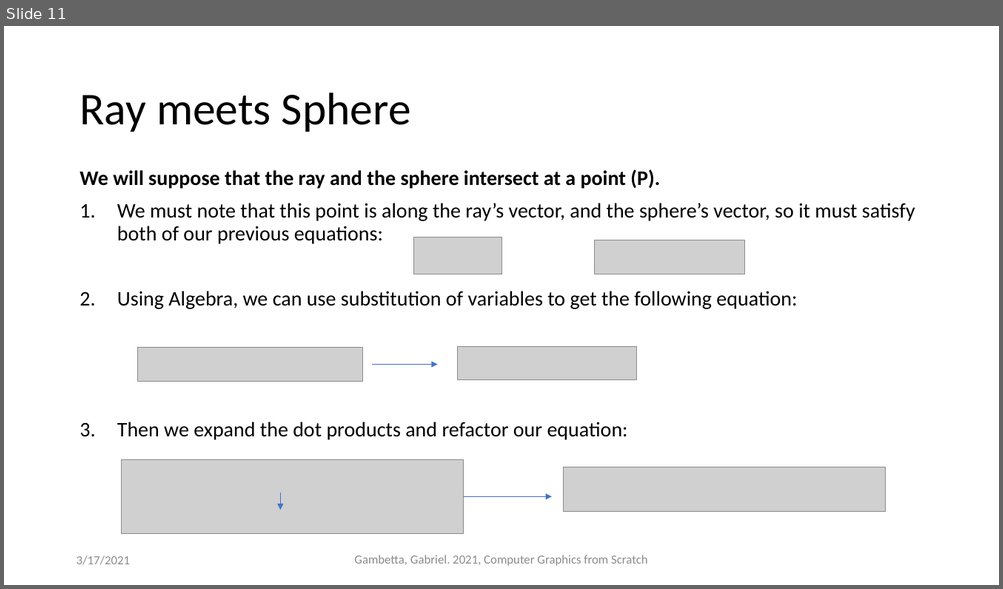
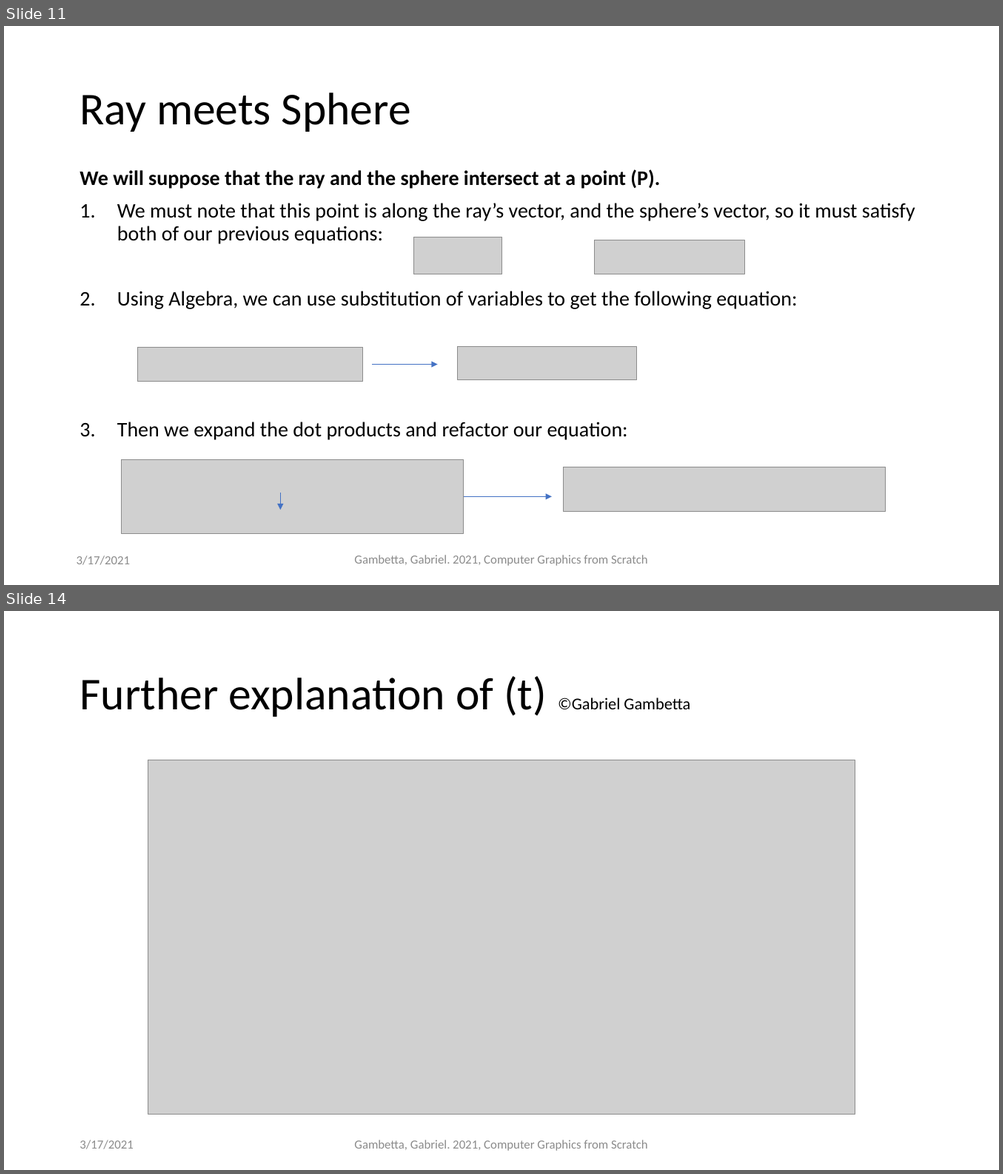
Before and after one commit to ctrachte/JS-Computer-Graphics-Demo, a slide deck: computer-graphics-js-1.pptx. Shown one above the other, each under a label of ours: slide 11 before the commit, slides 11 and 14 after it; the slides between them are not shown. The pictures are 1003x589 and 1003x1174 pixels, drawn with LibreOffice and Linux fonts; fonts in the diff are those of the drawing; grey boxes stand for pictures. Boxes give left, top, right and bottom in pixels: in the first picture for what was removed or moved away, otherwise in the second. Text is boxed around its words. In the diff, an @@ line names an element or a change of style, - is before the commit and + after.

Commit message:
added Gabriel Gambettas starter JS for basic raytracing

```diff
--- a/computer-graphics-js-1.pptx
+++ b/computer-graphics-js-1.pptx
@@ slide 14 added at (4, 611, 999, 1170), background #FFFFFF @@
@@ title added at (79, 676, 690, 717), 44 pt, text #000000 @@
+Further explanation of (t) ©Gabriel Gambetta
@@ picture added at (148, 760, 854, 1116) @@
@@ text added at (79, 1140, 133, 1150), 12 pt, text #8C8C8C @@
+3/17/2021
@@ text added at (354, 1140, 648, 1151), 12 pt, text #8C8C8C @@
+Gambetta, Gabriel. 2021, Computer Graphics from Scratch
```
Also in this commit, not shown: 2 slides changed, 2 other slides added, 2 other files.
